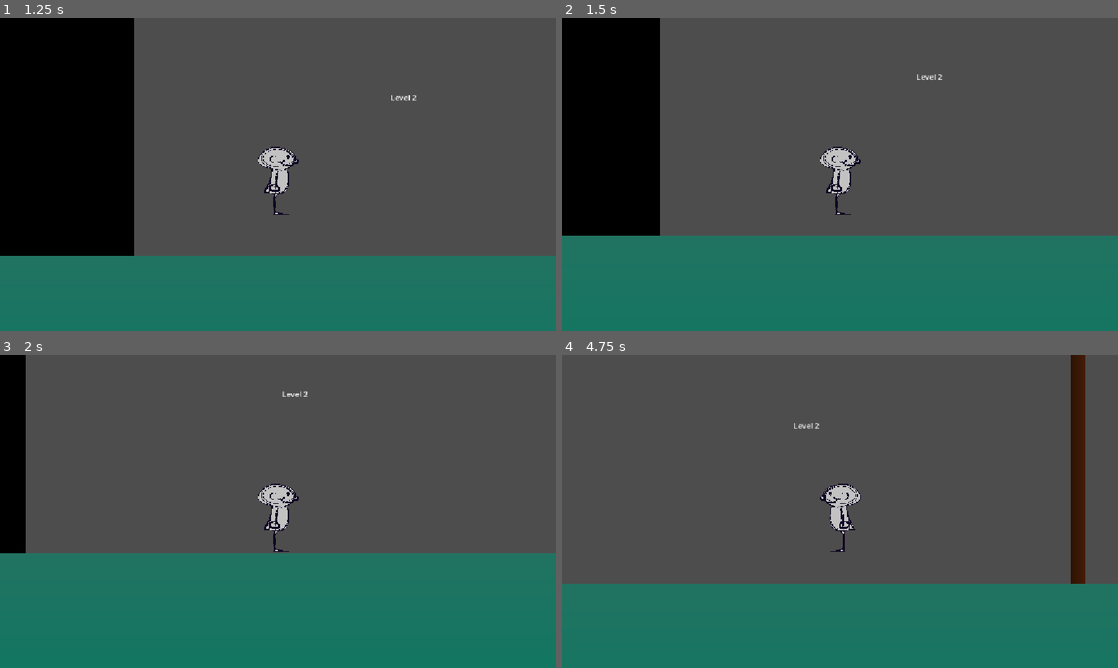
Above: before the commit, frames 1-4 (two rows, left to right).
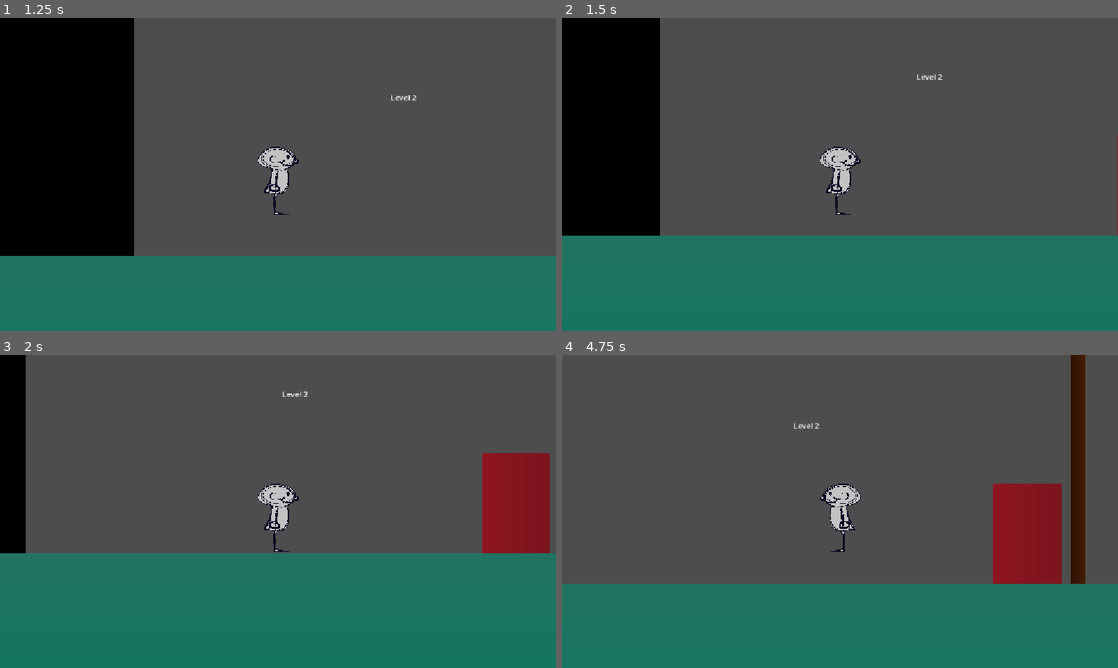
Above: after the commit, the same moments.

Repository: jlerman-wq/OCC-Hacks-2026
Game: Godot game, scene res://Scenes/Levels/Level 2/Level_2.tscn
Same seed, same stepped clock (60 frames per second), same inputs: the game is played once before the commit and once after it. This scene is started directly instead of the project's main scene.
Inputs (mouse positions are in pixels of both pictures, inside the frame that each line leads up to):
- Up to frame 1 (1.25 s): tap Enter at 0.5 s; move the mouse to (400, 158) at 0.52 s; hold D (Move_Right) from 0.53 s (still down); hold E (Interact) from 0.53 s (still down); click (400, 158) at 0.67 s; tap Space (Jump) at 0.77 s
- Up to frame 2 (1.5 s): keep holding D (Move_Right); move the mouse to (728, 190) at 1.27 s; release E (Interact) at 1.28 s; tap E (Interact) at 1.35 s
- Up to frame 3 (2 s): keep holding D (Move_Right); tap Space (Jump) at 1.52 s
- Up to frame 4 (4.75 s): move the mouse to (895, 442) at 2.02 s; release D (Move_Right) at 2.03 s; hold A (Move_Left) 2.03-2.78 s; hold E (Interact) 2.03-2.78 s; move the mouse to (812, 574) at 2.77 s; hold D (Move_Right) 2.78-4.28 s; tap E (Interact) at 2.85, 4.35 s; click (812, 574) at 2.92 s; tap Space (Jump) at 3.02, 3.77, 4.52 s; move the mouse to (1006, 558) at 3.52 s; hold E (Interact) 3.53-4.28 s; move the mouse to (673, 464) at 4.27 s; hold A (Move_Left) from 4.28 s (still down)

Frame 1 is identical in both runs. In frame 2, less than 0.1% of the frame differs, in the area x 99-100%, y 37-70%; in frame 3, 3.9%; in frame 4, 4.0%, in the area x 77-90%, y 41-74%.

Commit message:
.39
linked rooms in linear format.

Diff:
--- a/occ-hacks-project/Scenes/Levels/Level 2/Level_2.tscn
+++ b/occ-hacks-project/Scenes/Levels/Level 2/Level_2.tscn
@@ -1,6 +1,8 @@
 [gd_scene format=3 uid="uid://df2wuwl1qktxi"]
 
 [ext_resource type="PackedScene" uid="uid://c6lfsxfmg1qqx" path="res://Scenes/player.tscn" id="1_glw66"]
+[ext_resource type="PackedScene" uid="uid://b4lubjqyxvcou" path="res://Scenes/Transition_Trigger.tscn" id="3_106uw"]
+[ext_resource type="PackedScene" uid="uid://bjttjm2bkgfjb" path="res://Scenes/Levels/Level 3/Level_3.tscn" id="3_oem13"]
 
 [sub_resource type="RectangleShape2D" id="RectangleShape2D_vgr4u"]
 size = Vector2(42, 655)
@@ -96,3 +98,7 @@
 [node name="CollisionShape2D" type="CollisionShape2D" parent="Enviorment/Floor" unique_id=1694010487]
 position = Vector2(0, 0.002653718)
 shape = SubResource("RectangleShape2D_8npbe")
+
+[node name="Transition_Trigger" parent="." unique_id=446455213 instance=ExtResource("3_106uw")]
+position = Vector2(1091, 422)
+target_scene = ExtResource("3_oem13")
--- a/occ-hacks-project/Scenes/Levels/Level 3/Level_3.tscn
+++ b/occ-hacks-project/Scenes/Levels/Level 3/Level_3.tscn
@@ -1,6 +1,8 @@
 [gd_scene format=3 uid="uid://bjttjm2bkgfjb"]
 
 [ext_resource type="PackedScene" uid="uid://c6lfsxfmg1qqx" path="res://Scenes/player.tscn" id="1_1loue"]
+[ext_resource type="PackedScene" uid="uid://b4lubjqyxvcou" path="res://Scenes/Transition_Trigger.tscn" id="2_b12wk"]
+[ext_resource type="PackedScene" uid="uid://deicpkqon0g6m" path="res://Scenes/Levels/Level 4/room_4.tscn" id="3_co0ub"]
 
 [sub_resource type="RectangleShape2D" id="RectangleShape2D_w2ny1"]
 size = Vector2(42, 655)
@@ -96,3 +98,7 @@
 [node name="CollisionShape2D" type="CollisionShape2D" parent="Enviorment/Floor" unique_id=366281219]
 position = Vector2(0, 0.002653718)
 shape = SubResource("RectangleShape2D_dudvk")
+
+[node name="Transition_Trigger" parent="." unique_id=446455213 instance=ExtResource("2_b12wk")]
+position = Vector2(1093, 421)
+target_scene = ExtResource("3_co0ub")
--- a/occ-hacks-project/rooms/room_4.tscn
+++ b/occ-hacks-project/Scenes/Levels/Level 4/room_4.tscn
@@ -1,7 +1,7 @@
 [gd_scene format=3 uid="uid://deicpkqon0g6m"]
 
-[ext_resource type="Script" uid="uid://bef1mijiclfts" path="res://rooms/room_4.gd" id="1_roktq"]
-[ext_resource type="Script" uid="uid://mbb2gky37126" path="res://rooms/exit.gd" id="2_ctd8f"]
+[ext_resource type="Script" uid="uid://bef1mijiclfts" path="res://Scripts/room_4.gd" id="1_roktq"]
+[ext_resource type="Script" uid="uid://mbb2gky37126" path="res://Scripts/exit.gd" id="2_ctd8f"]
 [ext_resource type="PackedScene" uid="uid://c6lfsxfmg1qqx" path="res://Scenes/player.tscn" id="3_roktq"]
 [ext_resource type="Texture2D" uid="uid://debob087ohtad" path="res://Assets/Artwork/starry_sky.jpg" id="4_ocw8c"]
 [ext_resource type="PackedScene" uid="uid://x7tkwgeqahcu" path="res://Scenes/pumpkin.tscn" id="5_xjf32"]
Not shown: 1 places in occ-hacks-project/Scenes/Levels/Level 4/Level_4.tscn that only renumber resources
Renamed: occ-hacks-project/rooms/exit.gd -> occ-hacks-project/Scripts/exit.gd
Renamed: occ-hacks-project/rooms/exit.gd.uid -> occ-hacks-project/Scripts/exit.gd.uid
Renamed: occ-hacks-project/rooms/room_4.gd -> occ-hacks-project/Scripts/room_4.gd
Renamed: occ-hacks-project/rooms/room_4.gd.uid -> occ-hacks-project/Scripts/room_4.gd.uid
